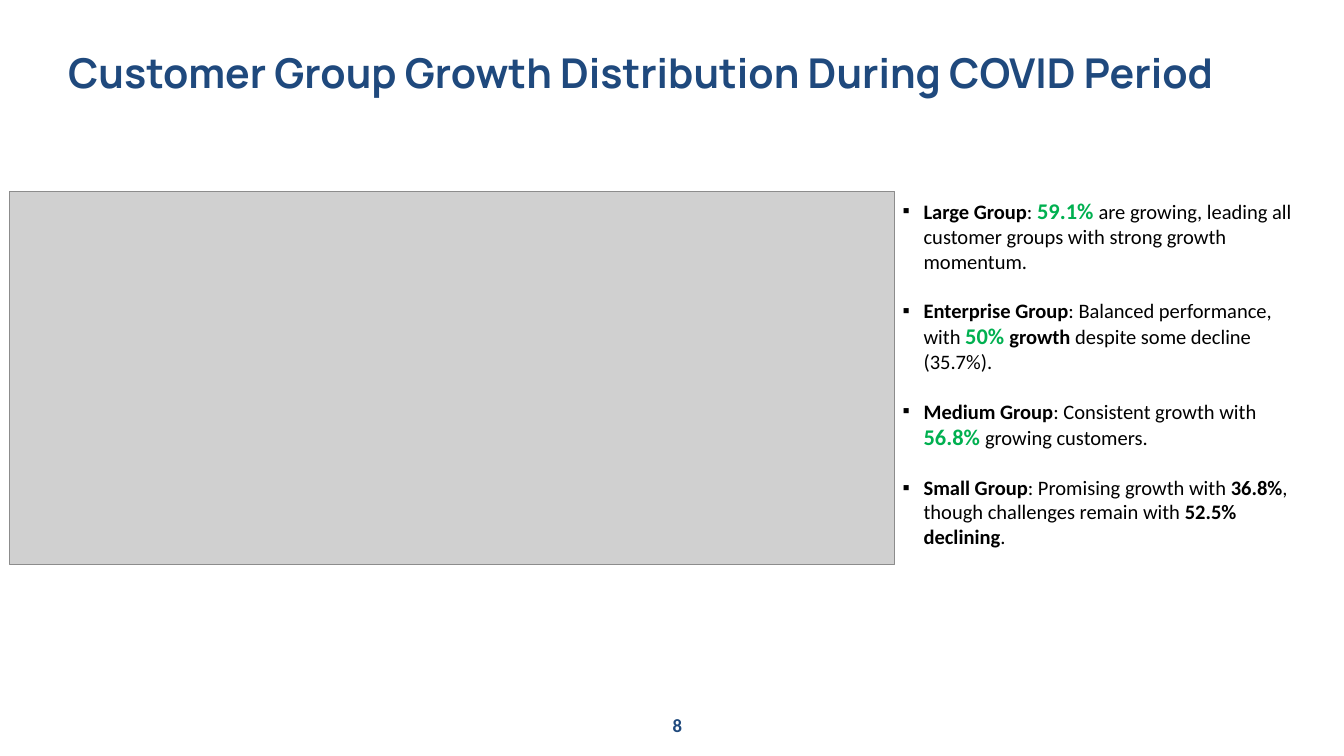
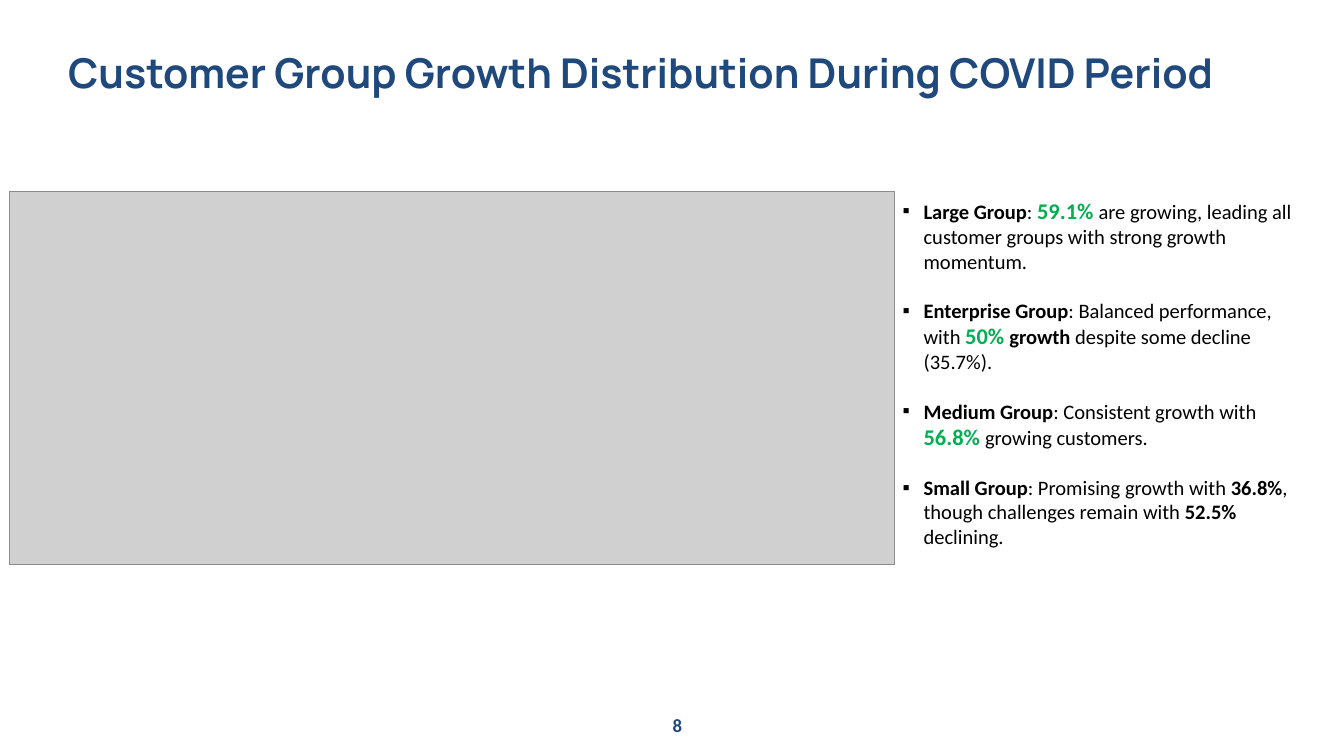
Before and after one commit to luvgadhvi/parcel-analysis, a slide deck: slide 8 of Presentaion_Covid_Impact.pptx. Drawn at 1344x756 pixels with LibreOffice and Linux fonts; fonts in the diff are those of the drawing; grey boxes stand for pictures. Boxes give left, top, right and bottom in pixels: in the first picture for what was removed or moved away, otherwise in the second. Text is boxed around its words. In the diff, an @@ line names an element or a change of style, - is before the commit and + after.

```diff
--- a/Presentaion_Covid_Impact.pptx
+++ b/Presentaion_Covid_Impact.pptx
@@ text at box(924, 480, 1288, 548): bold off in "declining." @@
```
Also in this commit, not shown: 2 other slides changed.
